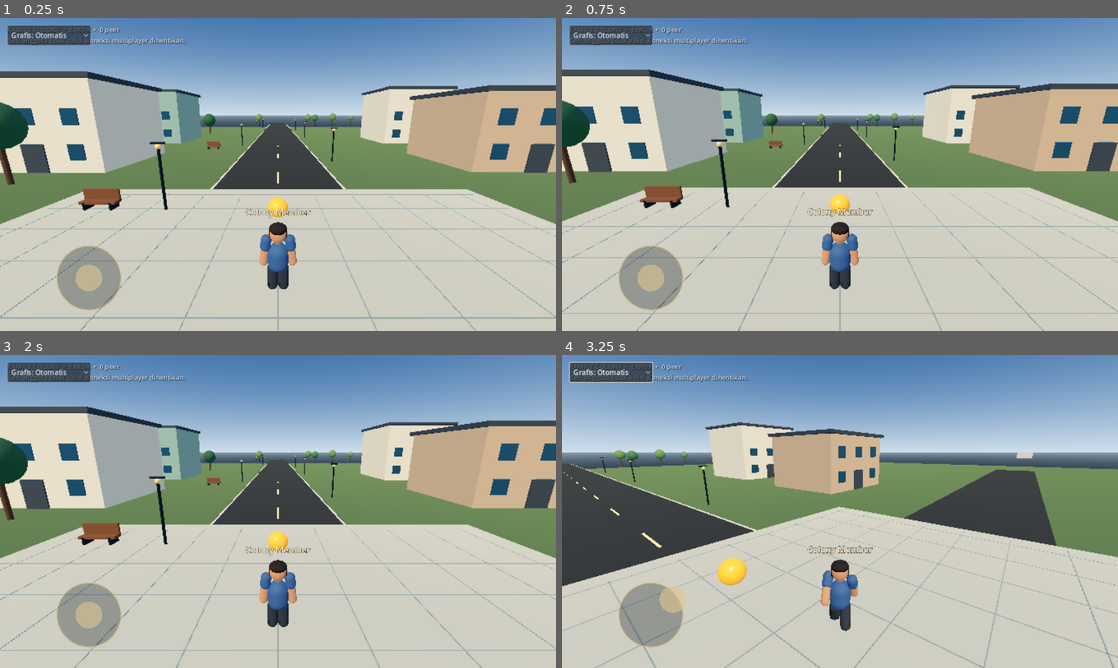
Above: before the commit, frames 1-4 (two rows, left to right).
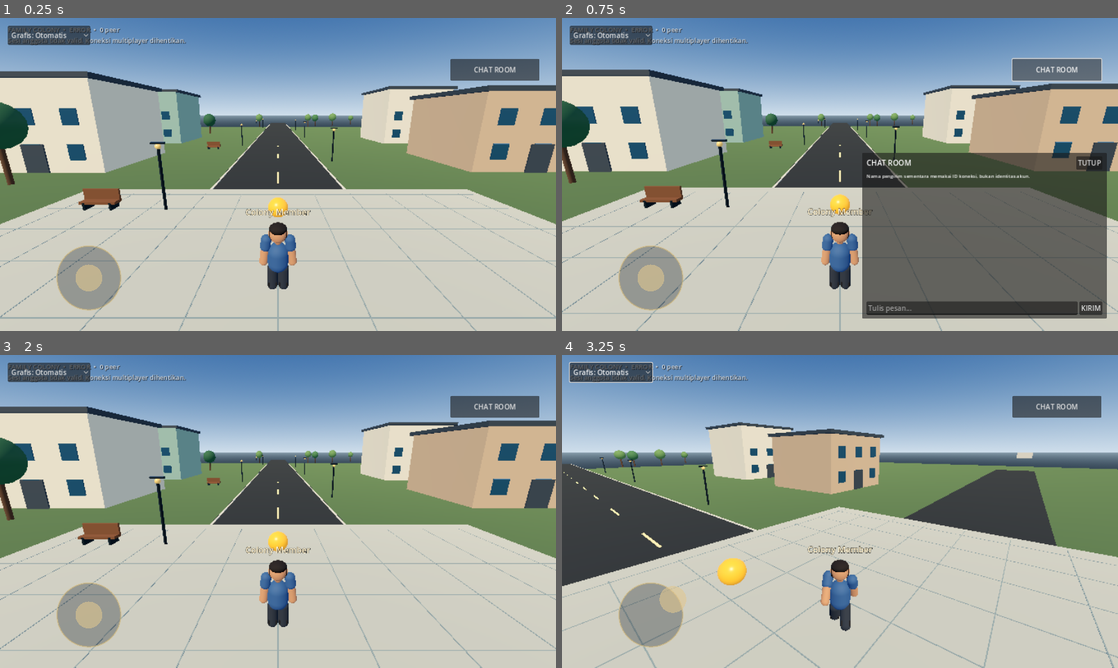
Above: after the commit, the same moments.

Repository: itok1234/FAMILY-COLONY
Game: Godot game, scene res://scenes/world.tscn
Two runs of this game, one before a commit and one after it. Both use one fixed random seed, a clock stepped at 60 frames per second and the inputs below.
Inputs (mouse positions are in pixels of both pictures, inside the frame that each line leads up to):
- Up to frame 1 (0.25 s): no input
- Up to frame 2 (0.75 s): click (1056, 71) at 0.5 s, where only the run after the commit has a clickable "CHAT ROOM"
- Up to frame 3 (2 s): click (528, 498) at 1.25 s, where only the run after the commit has a clickable "TUTUP"
- Up to frame 4 (3.25 s): click "Grafis: Otomatis" at 2 s; tap Enter at 2.75 s; drag from (650, 614) to (895, 442) at 2.77 s

The runs differ from the first frame. In frame 1, 1.1% of the frame differs, in the area x 81-97%, y 13-20%; in frame 2, 24%, in the area x 54-98%, y 12-96%; in frame 3, 1.1%; in frame 4, 1.1%.

Commit message:
Add compact room chat HUD for LAN world

Diff:
--- a/godot_world/scripts/chat_manager.gd
+++ b/godot_world/scripts/chat_manager.gd
@@ -20,6 +20,11 @@
 	_rooms = get_parent().get_node_or_null("RoomManager")
 	if _network == null or _rooms == null:
 		push_warning("FAMILY COLONY: ChatManager requires MultiplayerManager and RoomManager.")
+	_build_chat_hud()
+	for message in _history:
+		_append_message_to_hud(message)
+	message_received.connect(_on_message_received)
+	chat_error.connect(_on_chat_error)
 
 
 func get_recent_messages() -> Array[Dictionary]:
@@ -107,3 +112,165 @@
 @rpc("authority", "call_remote", "reliable")
 func _rpc_chat_error(reason: String) -> void:
 	chat_error.emit(reason)
+
+
+var _chat_panel: PanelContainer
+var _chat_log: VBoxContainer
+var _chat_scroll: ScrollContainer
+var _chat_input: LineEdit
+var _chat_error_label: Label
+var _chat_toggle: Button
+
+
+func _build_chat_hud() -> void:
+	var layer := CanvasLayer.new()
+	layer.name = "RoomChatHUD"
+	layer.layer = 18
+	add_child(layer)
+
+	_chat_toggle = Button.new()
+	_chat_toggle.name = "ChatToggle"
+	_chat_toggle.text = "CHAT ROOM"
+	_chat_toggle.anchor_left = 0.81
+	_chat_toggle.anchor_right = 0.97
+	_chat_toggle.anchor_top = 0.13
+	_chat_toggle.anchor_bottom = 0.20
+	_chat_toggle.offset_left = 0
+	_chat_toggle.offset_right = 0
+	_chat_toggle.offset_top = 0
+	_chat_toggle.offset_bottom = 0
+	_chat_toggle.custom_minimum_size = Vector2(110, 42)
+	_chat_toggle.pressed.connect(_toggle_chat_panel)
+	layer.add_child(_chat_toggle)
+
+	_chat_panel = PanelContainer.new()
+	_chat_panel.name = "RoomChatPanel"
+	_chat_panel.anchor_left = 0.54
+	_chat_panel.anchor_right = 0.98
+	_chat_panel.anchor_top = 0.43
+	_chat_panel.anchor_bottom = 0.96
+	_chat_panel.offset_left = 0
+	_chat_panel.offset_right = 0
+	_chat_panel.offset_top = 0
+	_chat_panel.offset_bottom = 0
+	_chat_panel.visible = false
+	layer.add_child(_chat_panel)
+
+	var margin := MarginContainer.new()
+	margin.add_theme_constant_override("margin_left", 10)
+	margin.add_theme_constant_override("margin_right", 10)
+	margin.add_theme_constant_override("margin_top", 8)
+	margin.add_theme_constant_override("margin_bottom", 8)
+	_chat_panel.add_child(margin)
+
+	var column := VBoxContainer.new()
+	column.add_theme_constant_override("separation", 6)
+	margin.add_child(column)
+
+	var header := HBoxContainer.new()
+	column.add_child(header)
+
+	var title := Label.new()
+	title.text = "CHAT ROOM"
+	title.size_flags_horizontal = Control.SIZE_EXPAND_FILL
+	title.add_theme_font_size_override("font_size", 17)
+	header.add_child(title)
+
+	var close_button := Button.new()
+	close_button.text = "TUTUP"
+	close_button.pressed.connect(_toggle_chat_panel)
+	header.add_child(close_button)
+
+	var identity_note := Label.new()
+	identity_note.text = "Nama pengirim sementara memakai ID koneksi, bukan identitas akun."
+	identity_note.autowrap_mode = TextServer.AUTOWRAP_WORD_SMART
+	identity_note.add_theme_font_size_override("font_size", 11)
+	column.add_child(identity_note)
+
+	_chat_scroll = ScrollContainer.new()
+	_chat_scroll.size_flags_vertical = Control.SIZE_EXPAND_FILL
+	_chat_scroll.horizontal_scroll_mode = ScrollContainer.SCROLL_MODE_DISABLED
+	_chat_scroll.custom_minimum_size = Vector2(0, 150)
+	column.add_child(_chat_scroll)
+
+	_chat_log = VBoxContainer.new()
+	_chat_log.size_flags_horizontal = Control.SIZE_EXPAND_FILL
+	_chat_log.add_theme_constant_override("separation", 4)
+	_chat_scroll.add_child(_chat_log)
+
+	_chat_error_label = Label.new()
+	_chat_error_label.autowrap_mode = TextServer.AUTOWRAP_WORD_SMART
+	_chat_error_label.add_theme_color_override("font_color", Color(1.0, 0.72, 0.58))
+	_chat_error_label.add_theme_font_size_override("font_size", 12)
+	_chat_error_label.visible = false
+	column.add_child(_chat_error_label)
+
+	var composer := HBoxContainer.new()
+	column.add_child(composer)
+
+	_chat_input = LineEdit.new()
+	_chat_input.placeholder_text = "Tulis pesan..."
+	_chat_input.size_flags_horizontal = Control.SIZE_EXPAND_FILL
+	_chat_input.max_length = max_message_characters
+	_chat_input.text_submitted.connect(_on_chat_text_submitted)
+	composer.add_child(_chat_input)
+
+	var send_button := Button.new()
+	send_button.text = "KIRIM"
+	send_button.pressed.connect(_send_chat_input)
+	composer.add_child(send_button)
+
+
+func _toggle_chat_panel() -> void:
+	_chat_panel.visible = not _chat_panel.visible
+	if _chat_panel.visible:
+		_scroll_chat_to_bottom()
+
+
+func _send_chat_input() -> void:
+	if not is_instance_valid(_chat_input):
+		return
+	var message_text := _chat_input.text
+	if message_text.strip_edges().is_empty():
+		return
+	send_message(message_text)
+	_chat_input.clear()
+
+
+func _on_chat_text_submitted(_submitted_text: String) -> void:
+	_send_chat_input()
+
+
+func _on_message_received(message: Dictionary) -> void:
+	_append_message_to_hud(message)
+
+
+func _on_chat_error(message: String) -> void:
+	if not is_instance_valid(_chat_error_label):
+		return
+	_chat_error_label.text = message
+	_chat_error_label.visible = true
+
+
+func _append_message_to_hud(message: Dictionary) -> void:
+	if not is_instance_valid(_chat_log):
+		return
+	var line := Label.new()
+	line.autowrap_mode = TextServer.AUTOWRAP_WORD_SMART
+	line.size_flags_horizontal = Control.SIZE_EXPAND_FILL
+	line.text = "%s: %s" % [
+		str(message.get("sender_label", "Anggota")),
+		str(message.get("text", ""))
+	]
+	_chat_log.add_child(line)
+	while _chat_log.get_child_count() > history_limit:
+		var oldest := _chat_log.get_child(0)
+		_chat_log.remove_child(oldest)
+		oldest.queue_free()
+	call_deferred("_scroll_chat_to_bottom")
+
+
+func _scroll_chat_to_bottom() -> void:
+	if is_instance_valid(_chat_scroll):
+		var scrollbar := _chat_scroll.get_v_scroll_bar()
+		_chat_scroll.scroll_vertical = int(scrollbar.max_value)
